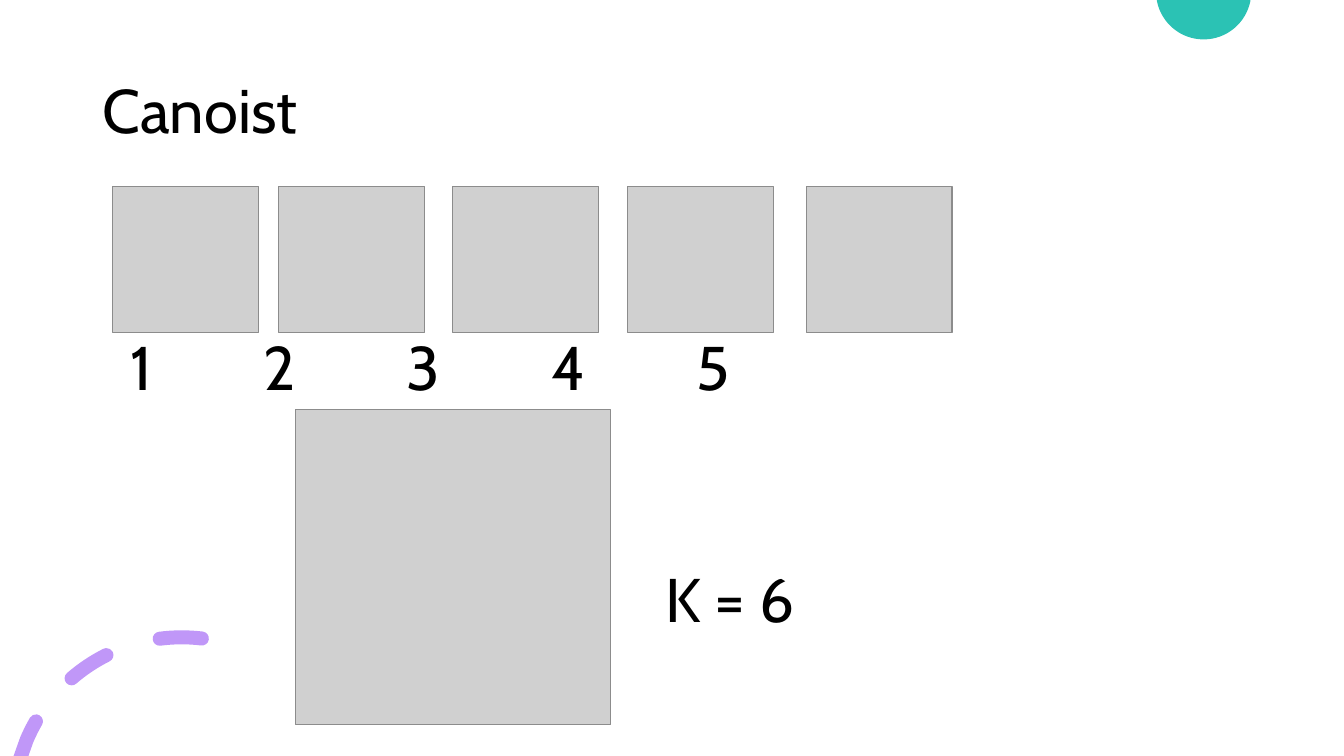
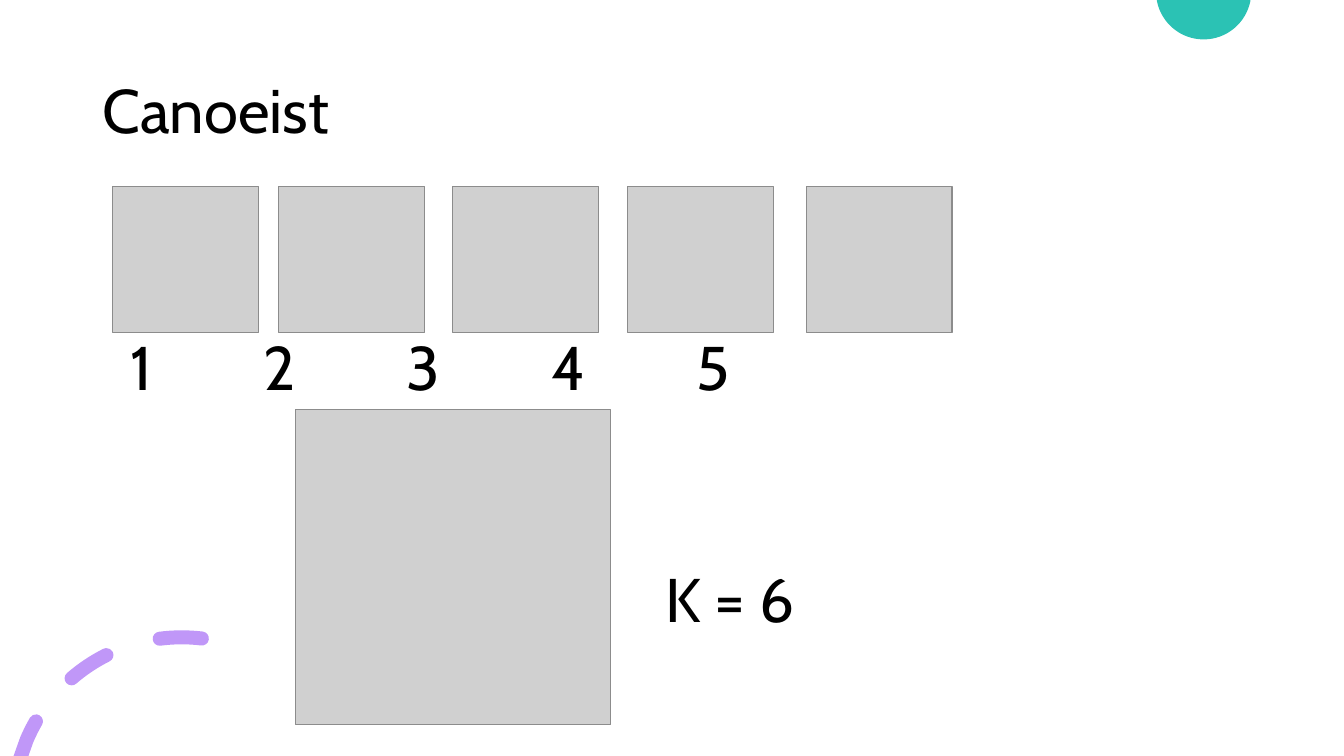
Before and after one commit to ntbanit/technical_sharing, a slide deck: slide 6 of 20260912_pccp/20260812_topic#2/[20260812] PCCP Topic#2.pptx (slide 4 before the commit). Drawn at 1344x756 pixels with LibreOffice and Linux fonts; fonts in the diff are those of the drawing; grey boxes stand for pictures. Boxes give left, top, right and bottom in pixels: in the first picture for what was removed or moved away, otherwise in the second. Text is boxed around its words. In the diff, an @@ line names an element or a change of style, - is before the commit and + after.

```diff
--- a/20260912_pccp/20260812_topic#2/[20260812] PCCP Topic#2.pptx
+++ b/20260912_pccp/20260812_topic#2/[20260812] PCCP Topic#2.pptx
@@ title at box(102, 89, 329, 134): text changed @@
-Canoist
+Canoeist
```
Also in this commit, not shown: 1 other slide changed, 3 slides added, 6 other files.
